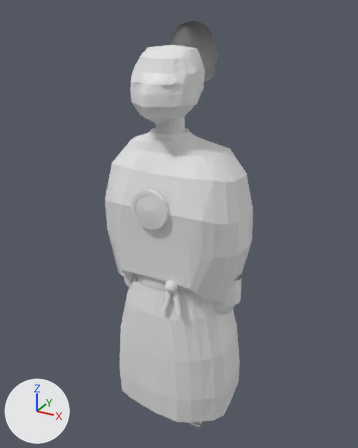
Renders of the Blender file lba2-remaster/art/characters/twinsen/twinsen_poly.blend from each side of a commit.
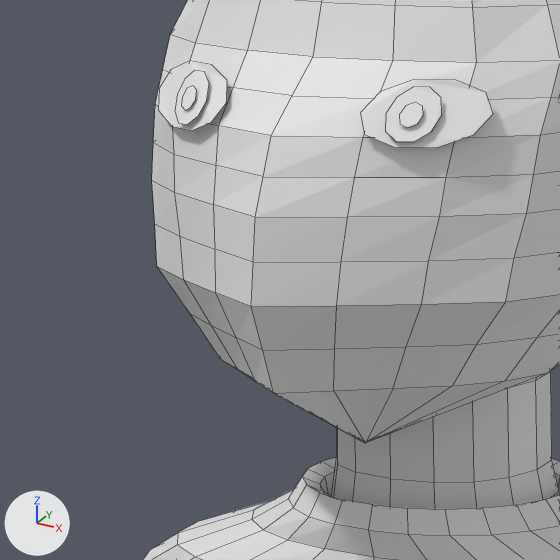
The first picture shows the older version from a 50 mm camera at (1.13, -2.07, 2.16) aimed at (-0.02, 0.01, 1.12). The close-ups show the older and then the newer version on the part from 31% to 52% of the width and 15% to 32% of the height of that picture. Only the edits that show in the close-ups are written down. Arrows for +X, +Y and +Z are at lower left; the lights stay in place. The close-ups show mesh edges as thin lines.

Names of what the first close-up shows: 'cape', 'eye_iris', 'eye_iris.001', 'eye_white', 'eye_white.001', 'head', 'neck' and 3 more.
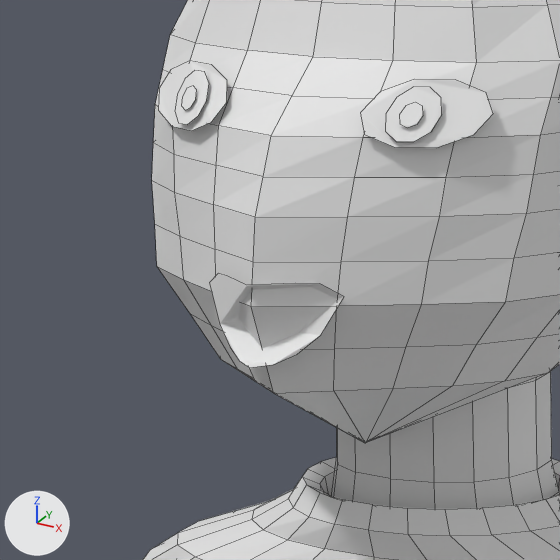
Boxes (x1, y1, x2, y2) around the edits, measured in the close-ups (560 x 560 px):
'mouth', added
    after: (209, 273, 344, 368)

What changed in the scene script:
```text
Add mat_mouth:
    mat_mouth = principled_material('mouth')
    mat_mouth.base_color = (0.8, 0.8, 0.8)  # white #e7e7e7
Add me_mouth:
    me_mouth.from_pydata([(-0.0452, -0.295, 1.784), (-0.0339, -0.3026, 1.7626), (-0.0226, -0.3102, 1.7523), (-0.0113, -0.3179, 1.7468), (0.0, -0.3255, 1.7451), (0.0113, -0.3179, 1.7468), (0.0226, -0.3102, 1.7523), (0.0339, -0.3026, 1.7626), (0.0452, -0.295, 1.784), (0.0452, -0.295, 1.784), (0.0339, -0.3026, 1.7915), (0.0226, -0.3102, 1.792), (0.0113, -0.3179, 1.7916), (0.0, -0.3255, 1.7913), (-0.0113, -0.3179, 1.7916), (-0.0226, -0.3102, 1.792), (-0.0339, -0.3026, 1.7915), (-0.0452, -0.295, 1.784)], [], [(0, 1, 2, 3, 4, 5, 6, 7, 8, 9, 10, 11, 12, 13, 14, 15, 16, 17)])
    me_mouth.materials.append(mat_mouth)  # white #e7e7e7
Add ob_mouth:
    ob_mouth = bpy.data.objects.new('mouth', me_mouth)
    ob_mouth.location = (0.0, 0.0, 0.0)
```
